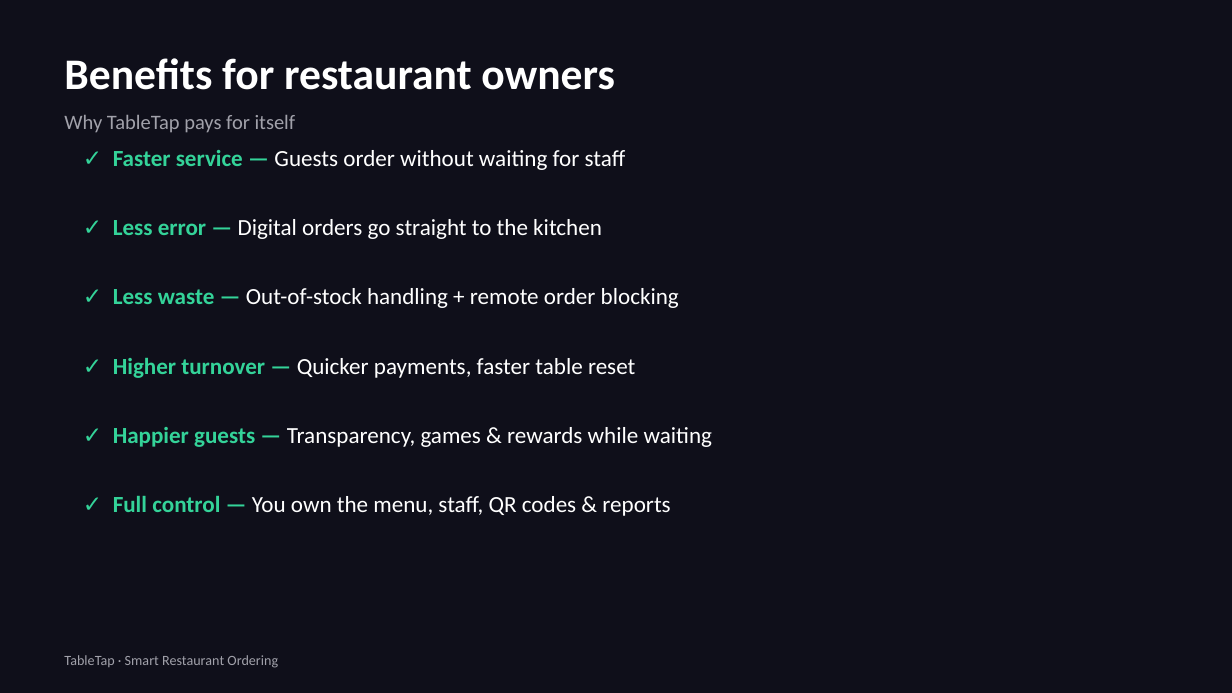
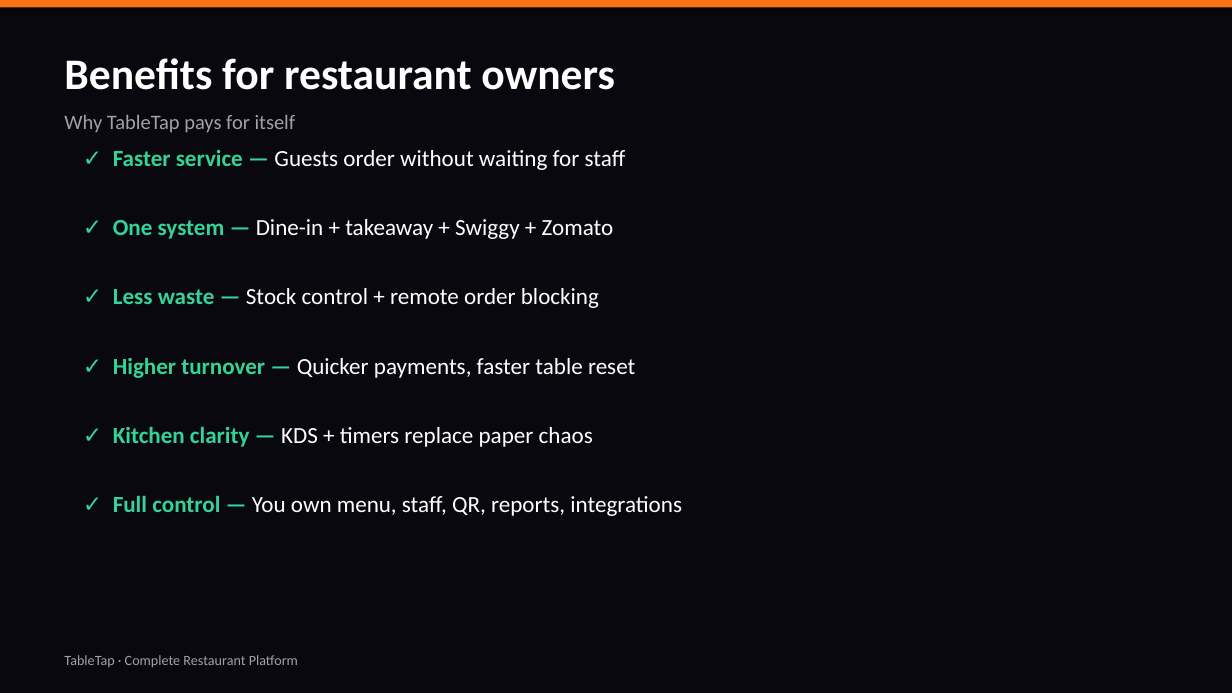
Before and after one commit to chandrasheker/order-on-the-fly, a slide deck: slide 16 of presentation/TableTap-Restaurant-Owner-Detailed-Deck.pptx (slide 13 before the commit). Drawn at 1232x693 pixels with LibreOffice and Linux fonts; fonts in the diff are those of the drawing. Boxes give left, top, right and bottom in pixels: in the first picture for what was removed or moved away, otherwise in the second. Text is boxed around its words. In the diff, an @@ line names an element or a change of style, - is before the commit and + after.

```diff
--- a/presentation/TableTap-Restaurant-Owner-Detailed-Deck.pptx
+++ b/presentation/TableTap-Restaurant-Owner-Detailed-Deck.pptx
@@ background #0F0F1A to #08080E @@
@@ rectangle added at bbox=[0, 0, 1232, 7], fill #F97316 @@
@@ text at bbox=[113, 219, 614, 239]: text changed @@
-✓ Less error — Digital orders go straight to the kitchen
+✓ One system — Dine-in + takeaway + Swiggy + Zomato
@@ text at bbox=[113, 288, 599, 308]: text changed @@
-✓ Less waste — Out-of-stock handling + remote order blocking
+✓ Less waste — Stock control + remote order blocking
@@ text at bbox=[113, 426, 593, 447]: text changed @@
-✓ Happier guests — Transparency, games & rewards while waiting
+✓ Kitchen clarity — KDS + timers replace paper chaos
@@ text at bbox=[113, 495, 682, 516]: text changed @@
-✓ Full control — You own the menu, staff, QR codes & reports
+✓ Full control — You own menu, staff, QR, reports, integrations
@@ text at bbox=[64, 655, 298, 667]: text changed @@
-TableTap · Smart Restaurant Ordering
+TableTap · Complete Restaurant Platform
```
Also in this commit, not shown: 4 other slides changed, 13 slides added, 10 slides removed, 11 other files.
